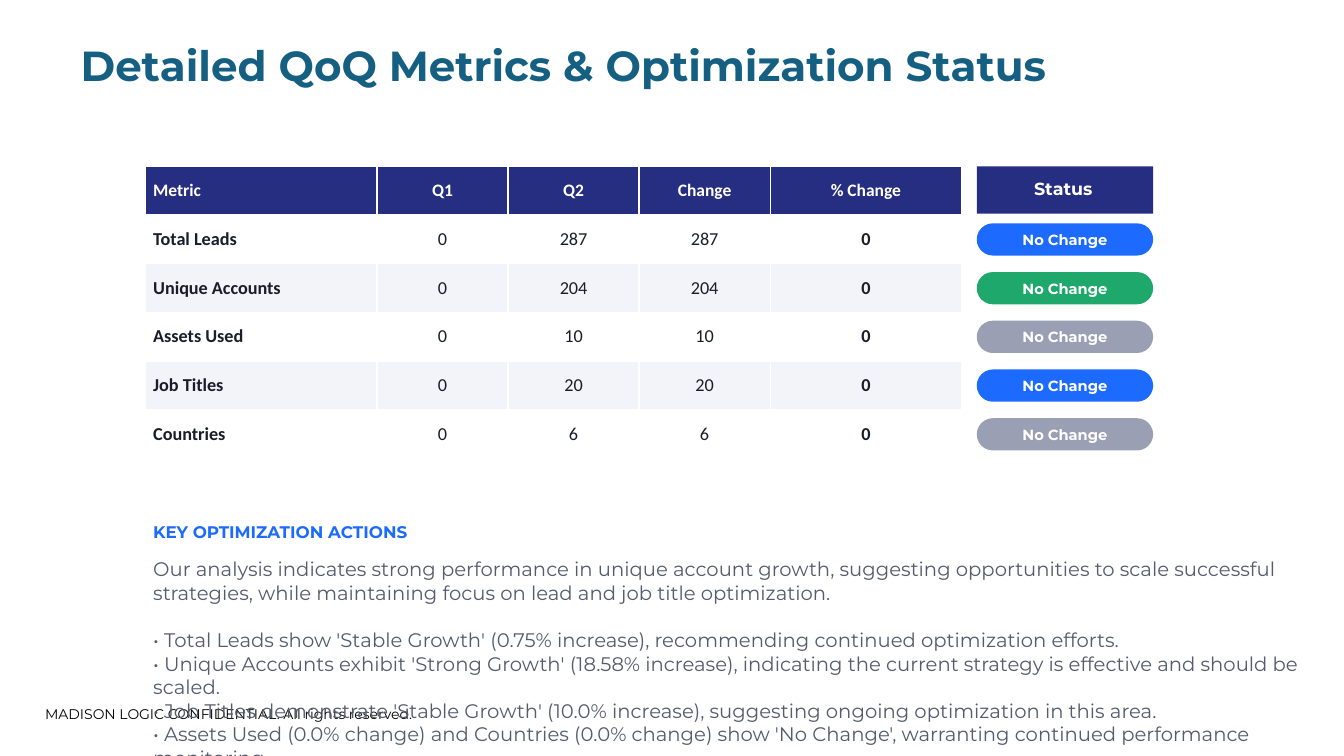
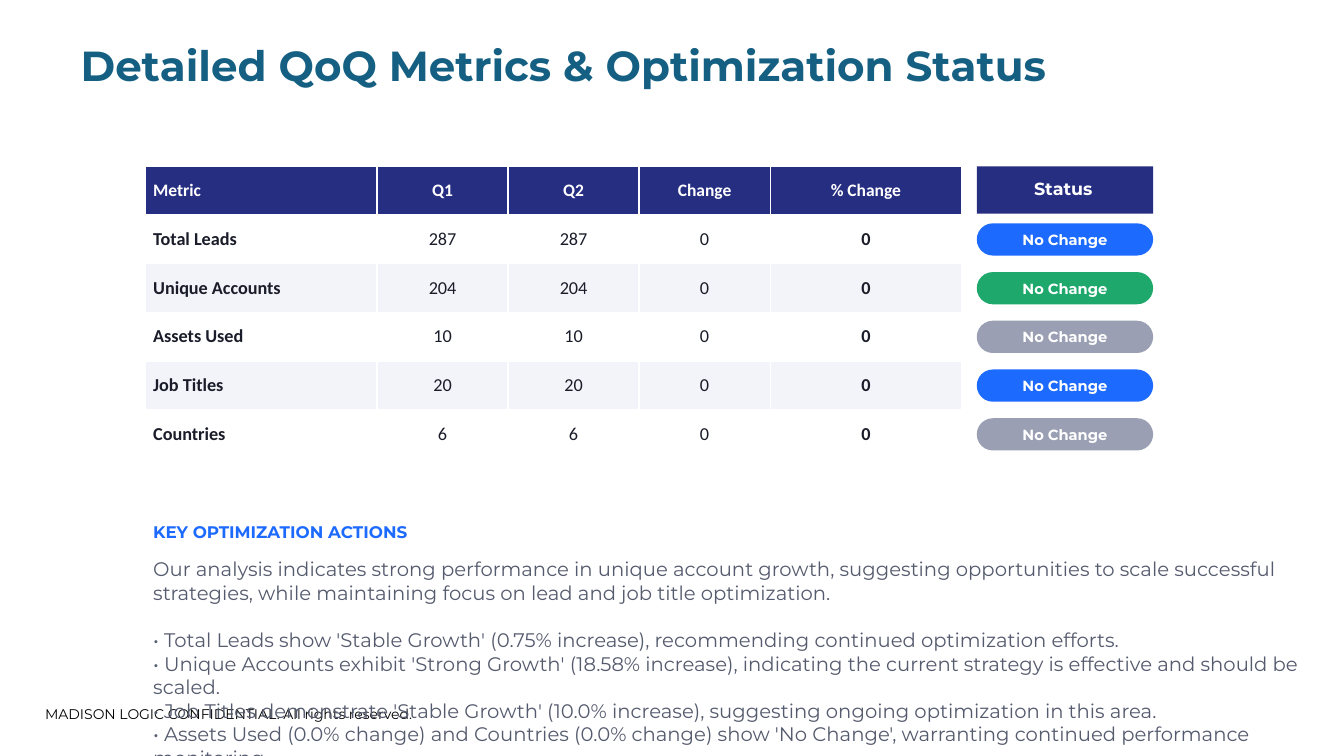
Before and after one commit to riteshm321/qbr-framework, a slide deck: slide 11 of output/Generated_QBR.pptx. Drawn at 1344x756 pixels with LibreOffice and Linux fonts; fonts in the diff are those of the drawing; background and template pictures are left out. Boxes give left, top, right and bottom in pixels: in the first picture for what was removed or moved away, otherwise in the second. Text is boxed around its words. In the diff, an @@ line names an element or a change of style, - is before the commit and + after.

```diff
--- a/output/Generated_QBR.pptx
+++ b/output/Generated_QBR.pptx
@@ table at [145, 166, 962, 459] @@
-row 2, column 2: 0
+row 2, column 2: 287
-row 2, column 4: 287
+row 2, column 4: 0
-row 3, column 2: 0
+row 3, column 2: 204
-row 3, column 4: 204
+row 3, column 4: 0
-row 4, column 2: 0
+row 4, column 2: 10
-row 4, column 4: 10
+row 4, column 4: 0
-row 5, column 2: 0
+row 5, column 2: 20
-row 5, column 4: 20
+row 5, column 4: 0
-row 6, column 2: 0
+row 6, column 2: 6
-row 6, column 4: 6
+row 6, column 4: 0
```
Also in this commit, not shown: 4 other slides changed, 8 other files.
